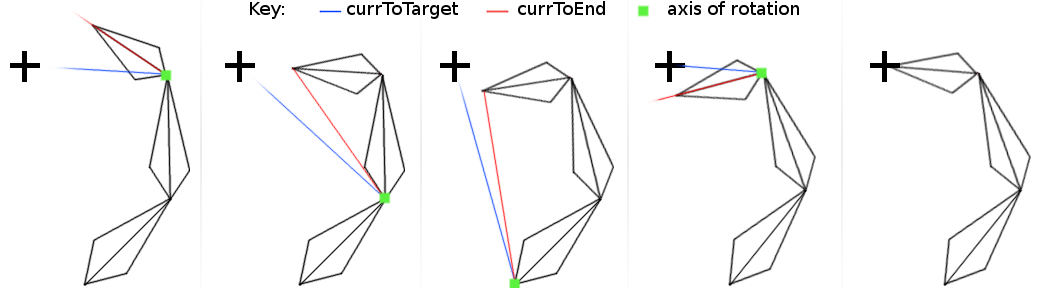
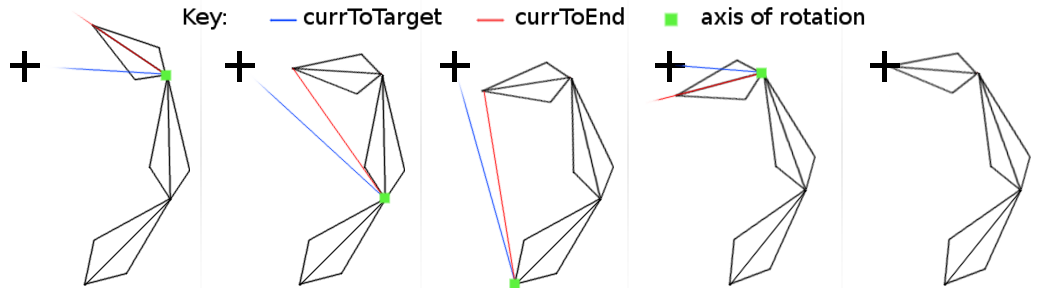
Before/after of a 1045x288 layered artwork. What changed in the layer stack:
painted on "Pasted Layer" over box(183, 1, 865, 30)
